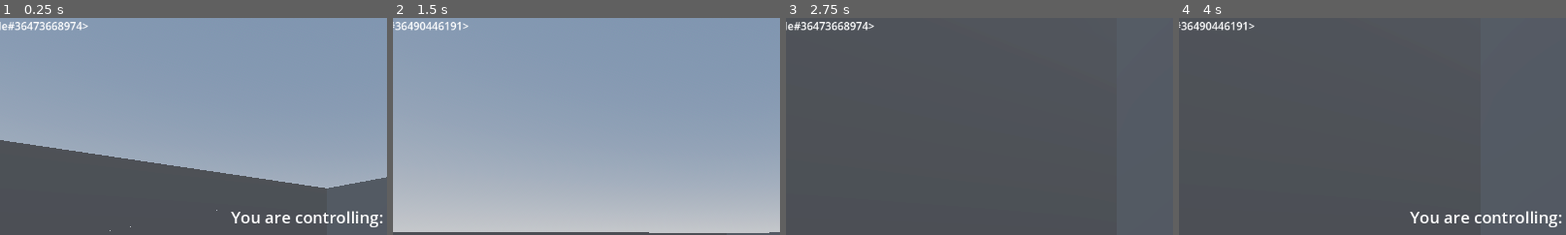
Above: before the commit, frames 1-4 (left to right).
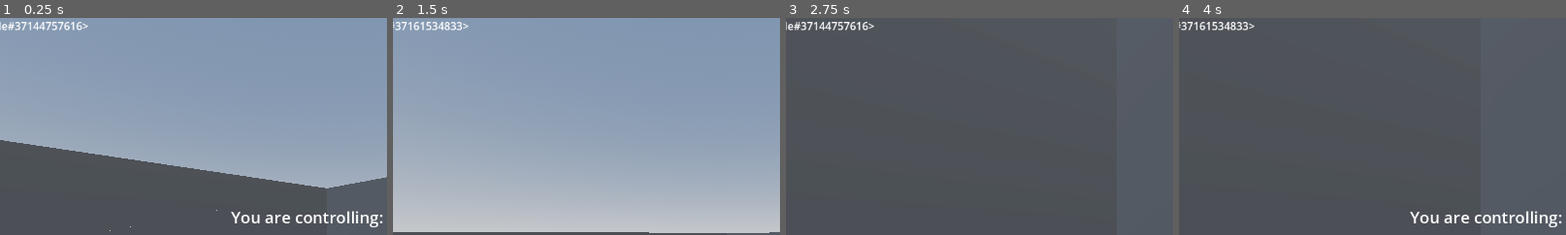
Above: after the commit, the same moments.

Repository: city-high-rider/soulswap
Game: Godot game, scene res://test_level.tscn
Two runs of this game, one before a commit and one after it. Both use one fixed random seed, a clock stepped at 60 frames per second and the inputs below.
Inputs (mouse positions are % of the whole screen's width and height, from its top left):
- Up to frame 1 (0.25 s): no input
- Up to frame 2 (1.5 s): move the mouse to (55, 50) at 0.52 s; hold W (forward) from 0.53 s (still down); tap F (possess) at 0.6 s; tap Space (jump) at 0.77 s; move the mouse to (45, 50) at 1.27 s; tap Tab (toggle_info) at 1.35 s
- Up to frame 3 (2.75 s): keep holding W (forward); tap Space (jump) at 1.52 s; move the mouse to (52, 48) at 2.02 s; tap F (possess) at 2.1 s
- Up to frame 4 (4 s): keep holding W (forward); tap Enter at 2.75 s; move the mouse to (49, 52) at 2.77 s; tap Tab (toggle_info) at 2.85 s; tap Space (jump) at 3.02, 3.77 s; move the mouse to (57, 51) at 3.52 s; tap F (possess) at 3.6 s
The pictures show only the part of the screen within x 8-57%, y 0-50%; the shares and areas given below are measured in that part.

The runs differ from the first frame. In frame 1, 0.3% of the frame differs, in the area x 5-22%, y 1-6%; in frame 2, 0.4%; in frame 3, 0.4%; in frame 4, 0.4%, in the area x 2-18%, y 1-6%.
Error in both runs: Trying to assign value of type 'Label' to a variable of type 'Label3D'. (res://components/body_parts/machine_gun.gd:14)

Commit message:
added a hitscan manager

Diff:
--- /dev/null
+++ b/components/HitscanManager.gd
@@ -0,0 +1,20 @@
+extends Node
+class_name HitscanManager
+
+# this is a node that manages hitscan weapons. It is responsible for calling the
+# take_damage function on hitboxes and drawing tracers.
+
+# which raycast should we use to check for collisions?
+@export var raycast : RayCast3D
+
+# this function should be called by a hitscan weapon when it fires, to which
+# it will pass its damage. We will check for a hit, and if there is one,
+# we pass some damage. Returns whether or not we hit an enemy.
+func check_hit(damage: float) -> bool:
+	var collider = raycast.get_collider()
+	if !collider:
+		return false
+
+	if collider is Hitbox:
+		collider.take_damage(damage)
+	return false
--- a/components/player_head.tscn
+++ b/components/player_head.tscn
@@ -1,6 +1,7 @@
-[gd_scene load_steps=2 format=3 uid="uid://s4xxvp4y718y"]
+[gd_scene load_steps=3 format=3 uid="uid://s4xxvp4y718y"]
 
 [ext_resource type="Script" path="res://components/player_head.gd" id="1_o6kiu"]
+[ext_resource type="Script" path="res://components/HitscanManager.gd" id="2_ijohn"]
 
 [node name="Camera3D" type="Camera3D"]
 transform = Transform3D(1, 0, 0, 0, 1, 0, 0, 0, 1, 0, 0.581344, 0)
@@ -8,3 +9,8 @@
 
 [node name="RayCast3D" type="RayCast3D" parent="."]
 target_position = Vector3(0, 0, -20)
+collide_with_areas = true
+
+[node name="HitscanManager" type="Node" parent="." node_paths=PackedStringArray("raycast")]
+script = ExtResource("2_ijohn")
+raycast = NodePath("../RayCast3D")
